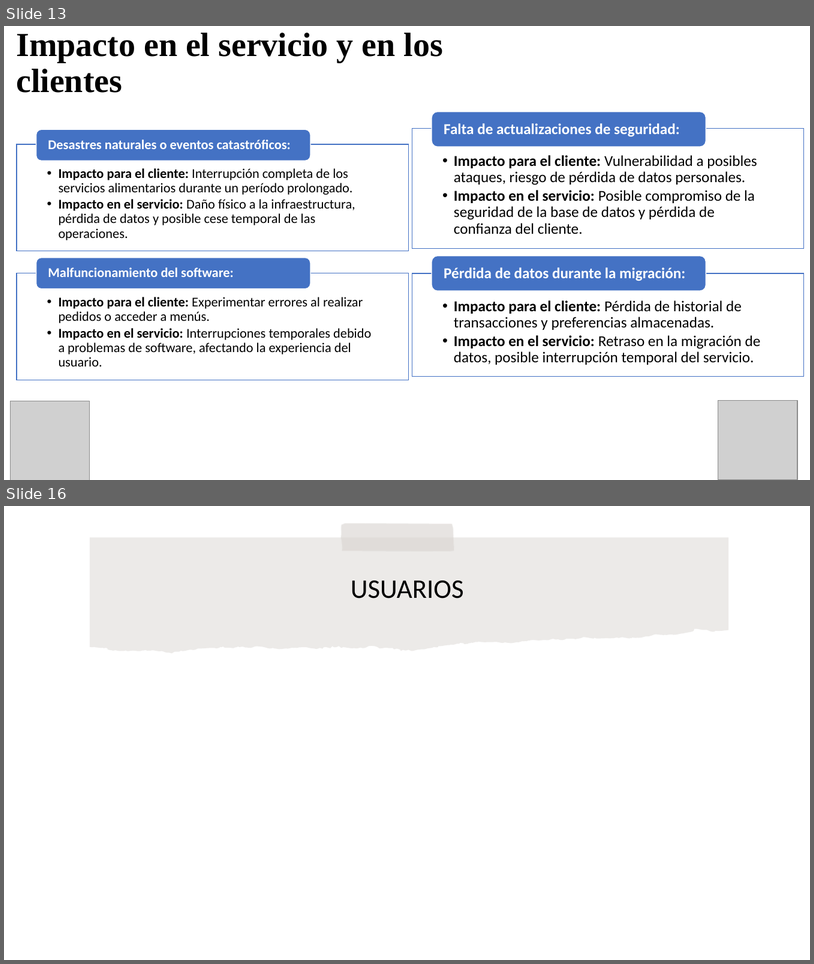
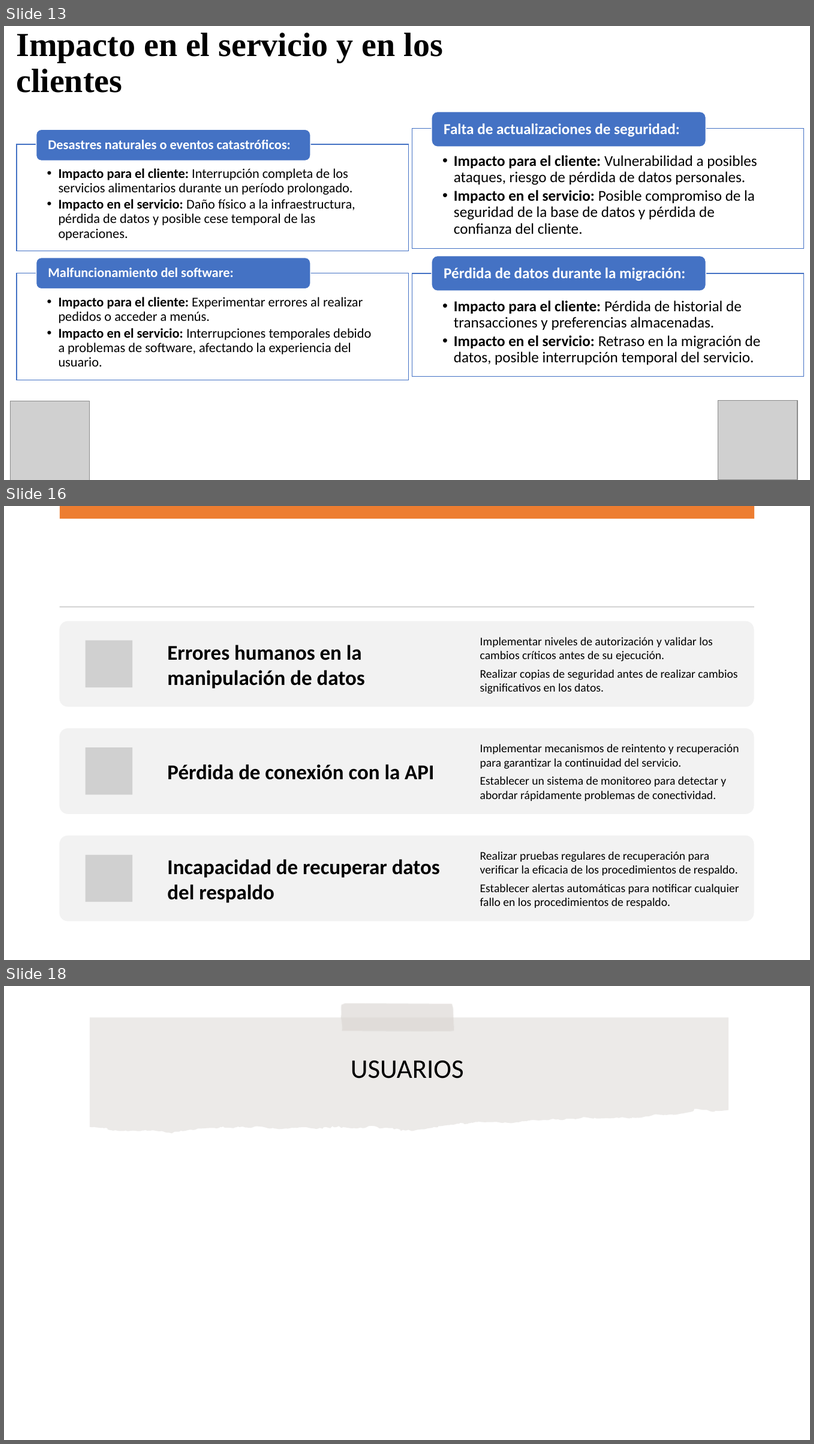
Before and after one commit to eduard165/APIComedor, a slide deck: Docs/Nuevo Presentación de Microsoft PowerPoint.pptx. Shown one above the other, each under a label of ours: slides 13 and 16 before the commit, slides 13, 16 and 18 after it; the slides between them are not shown. The pictures are 814x964 and 814x1444 pixels, drawn with LibreOffice and Linux fonts; fonts in the diff are those of the drawing; grey boxes stand for pictures; background and template pictures are left out. Boxes give left, top, right and bottom in pixels: in the first picture for what was removed or moved away, otherwise in the second. Text is boxed around its words. In the diff, an @@ line names an element or a change of style, - is before the commit and + after.

```diff
--- a/Docs/Nuevo Presentación de Microsoft PowerPoint.pptx
+++ b/Docs/Nuevo Presentación de Microsoft PowerPoint.pptx
@@ slide 16 added at (x1=4, y1=506, x2=810, y2=960), background #FFFFFF @@
@@ rectangle added at (x1=60, y1=506, x2=755, y2=519), fill #ED7D31 @@
@@ rectangle added at (x1=60, y1=606, x2=755, y2=607), fill #D5D5D5 @@
@@ group added at (x1=60, y1=621, x2=755, y2=921): 6 texts, 3 rounded rectangles, 3 pictures @@
+Errores humanos en la manipulación de datos
+Implementar niveles de autorización y validar los cambios críticos antes de su ejecución.
+Realizar copias de seguridad antes de realizar cambios significativos en los datos.
+Pérdida de conexión con la API
+Implementar mecanismos de reintento y recuperación para garantizar la continuidad del servicio.
+Establecer un sistema de monitoreo para detectar y abordar rápidamente problemas de conectividad.
+Incapacidad de recuperar datos del respaldo
+Realizar pruebas regulares de recuperación para verificar la eficacia de los procedimientos de respaldo.
+Establecer alertas automáticas para notificar cualquier fallo en los procedimientos de respaldo.
@@ what was slide 16 is now slide 18 @@
```
Also in this commit, not shown: 9 slides changed, 1 other slide added, 2 other files.
